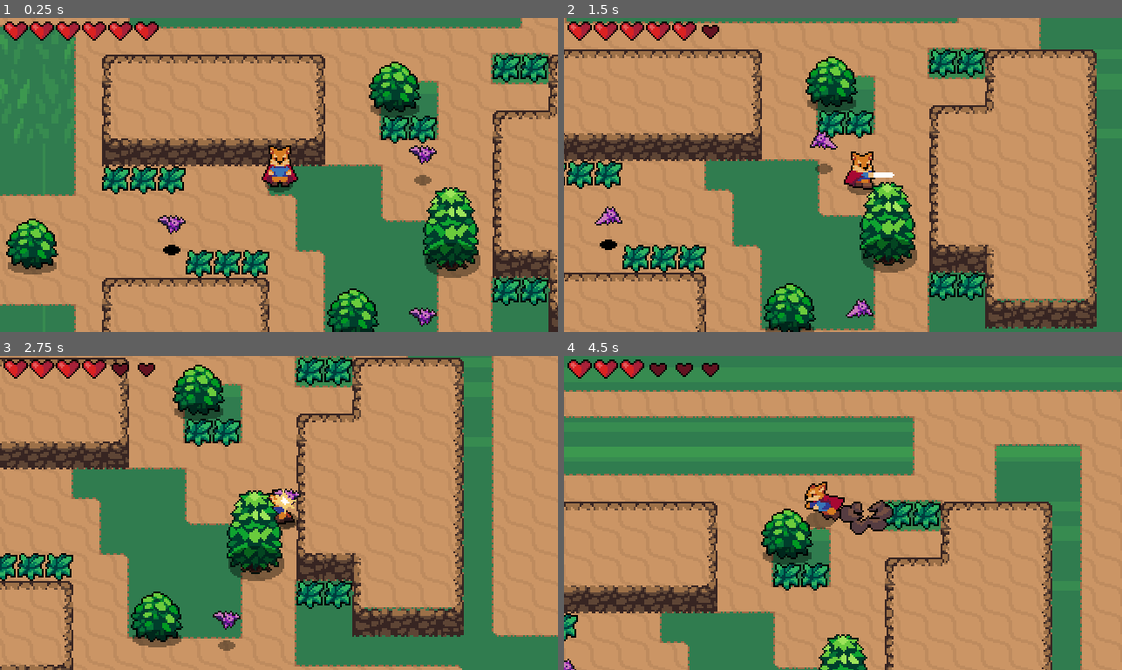
Above: before the commit, frames 1-4 (two rows, left to right).
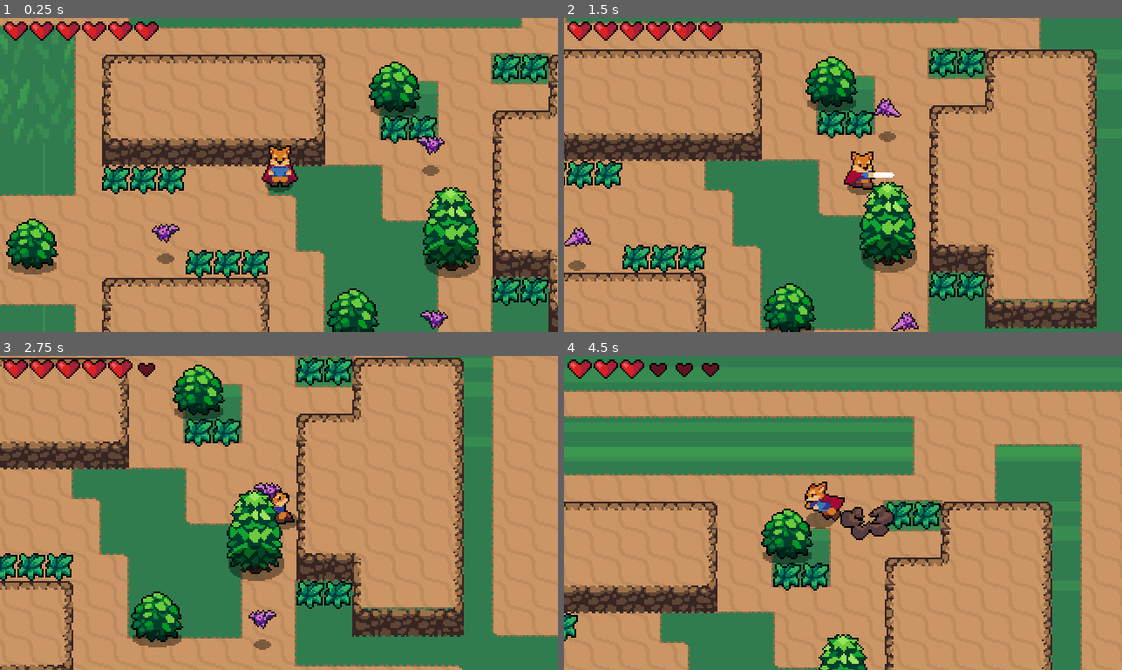
Above: after the commit, the same moments.

Repository: silversurfer-gr/RBG-Game
Game: Godot game, scene res://World.tscn
The game is run twice, just before and just after one commit, with the same random seed, the same clock (stepped at 60 frames per second) and the same inputs.
Inputs:
- Up to frame 1 (0.25 s): no input
- Up to frame 2 (1.5 s): hold Right (ui_right) 0.53-1.28 s; tap Space (roll) at 0.6 s; hold Down (ui_down) from 1.28 s (still down); tap X (attack) at 1.35 s
- Up to frame 3 (2.75 s): tap Space (roll) at 1.55, 2.1 s; release Down (ui_down) at 2.03 s; hold Right (ui_right) from 2.03 s (still down)
- Up to frame 4 (4.5 s): release Right (ui_right) at 2.78 s; hold Up (ui_up) 2.78-3.53 s; tap Space (roll) at 2.85, 3.8, 4.35 s; hold Left (ui_left) from 3.53 s (still down); tap X (attack) at 3.6 s

The runs differ from the first frame. In frame 1, 1.1% of the frame differs, in the area x 27-81%, y 37-100%; in frame 2, 1.5%, in the area x 0-64%, y 1-100%; in frame 3, 1.0%; in frame 4, 0.7%.

Commit message:
Add bats wander state

Diff:
--- a/Enemies/Bat.gd
+++ b/Enemies/Bat.gd
@@ -5,6 +5,7 @@
 export var MAX_SPEED    = 80
 export var ACCELERATION = 200
 export var FRICTION     = 200
+export var WANDER_TARGET_RANGE = 4
 
 enum{
 	IDLE,
@@ -22,6 +23,11 @@
 onready var sprite = $Sprite
 onready var hurtbox = $Hurtbox
 onready var softCollision	 = $SoftCollision
+onready var wanderController = $WanderController
+
+func _ready():
+	state = pick_random_state([IDLE, WANDER])
+
 
 
 func _physics_process(delta):
@@ -32,27 +38,49 @@
 		IDLE:
 			velocity = velocity.move_toward(Vector2.ZERO, FRICTION * delta)
 			seek_player()
+			if wanderController.get_time_left() == 0:
+				update_wander()
 
 		WANDER:
-			pass
+			seek_player()
+			if wanderController.get_time_left() == 0:
+				update_wander()
+			accelerate_toward_point(wanderController.target_position, delta)
+			if global_position.distance_to(wanderController.target_position) <= WANDER_TARGET_RANGE:
+				update_wander()
+
 		CHASE:
 			var player = playerDetectionZone.player
 			if player != null:
-				var direction = (player.global_position - global_position).normalized()
-				velocity = velocity.move_toward(direction * MAX_SPEED, ACCELERATION * delta)
+				accelerate_toward_point(player.global_position, delta)
 			else:
 				state = IDLE
 
-			sprite.flip_h = velocity.x < 0
+
 
 	if softCollision.is_colliding():
 		velocity += softCollision.get_push_vector() * delta * 400
 	velocity = move_and_slide(velocity)
 
+
+func update_wander():
+	state = pick_random_state([IDLE, WANDER])
+	wanderController.set_wander_timer(rand_range(1, 3))
+
+func accelerate_toward_point(point, delta):
+	var direction = global_position.direction_to(point)
+	velocity = velocity.move_toward(direction * MAX_SPEED, ACCELERATION * delta)
+	sprite.flip_h = velocity.x < 0
+
+
 func seek_player():
 	if playerDetectionZone.can_see_player():
 		state = CHASE
 
+
+func pick_random_state(state_list):
+	state_list.shuffle()
+	return state_list.pop_front()
 
 func _on_Hurtbox_area_entered(area):
 	stats.health -= area.damage
--- a/Enemies/Bat.tscn
+++ b/Enemies/Bat.tscn
@@ -8,6 +8,7 @@
 [ext_resource path="res://Enemies/PlayerDetectionZone.tscn" type="PackedScene" id=6]
 [ext_resource path="res://Hurtboxes + Hitboxes/Hitbox.tscn" type="PackedScene" id=7]
 [ext_resource path="res://Hurtboxes + Hitboxes/SoftCollision.tscn" type="PackedScene" id=8]
+[ext_resource path="res://Enemies/WanderController.tscn" type="PackedScene" id=9]
 
 [sub_resource type="AtlasTexture" id=1]
 atlas = ExtResource( 1 )
@@ -103,6 +104,8 @@
 [node name="CollisionShape2D" parent="SoftCollision" index="0"]
 modulate = Color( 1, 0, 0, 1 )
 shape = SubResource( 11 )
+
+[node name="WanderController" parent="." instance=ExtResource( 9 )]
 [connection signal="area_entered" from="Hurtbox" to="." method="_on_Hurtbox_area_entered"]
 [connection signal="no_health" from="Stats" to="." method="_on_Stats_no_health"]
 
--- /dev/null
+++ b/Enemies/WanderController.gd
@@ -0,0 +1,24 @@
+extends Node2D
+
+export (int) var wander_range = 32
+
+onready var start_position = global_position
+onready var target_position = global_position
+
+onready var timer = $Timer
+
+func _ready():
+	update_target_position()
+
+func update_target_position():
+	var target_vector = Vector2(rand_range(-wander_range, wander_range), rand_range(-wander_range, wander_range))
+	target_position = start_position + target_vector
+
+func get_time_left():
+	return timer.time_left
+
+func set_wander_timer(duration):
+	timer.start(duration)
+
+func _on_Timer_timeout():
+	update_target_position()
--- /dev/null
+++ b/Enemies/WanderController.tscn
@@ -0,0 +1,11 @@
+[gd_scene load_steps=2 format=2]
+
+[ext_resource path="res://Enemies/WanderController.gd" type="Script" id=1]
+
+[node name="WanderController" type="Node2D"]
+script = ExtResource( 1 )
+
+[node name="Timer" type="Timer" parent="."]
+one_shot = true
+autostart = true
+[connection signal="timeout" from="Timer" to="." method="_on_Timer_timeout"]
--- a/Player/Player.gd
+++ b/Player/Player.gd
@@ -27,6 +27,7 @@
 
 # Called when the node enters the scene tree for the first time.
 func _ready():
+	randomize()
 	stats.connect("no_health", self, "queue_free")
 	animationTree.active = true
 	swordHitbox.knockback_vector = roll_vector
--- a/World.tscn
+++ b/World.tscn
@@ -609,74 +609,6 @@
 position = Vector2( 40, 112 )
 MAX_SPEED = 90
 
-[node name="Bat4" parent="YSort/Bats" instance=ExtResource( 7 )]
-position = Vector2( 40, 112 )
-MAX_SPEED = 90
-
-[node name="Bat5" parent="YSort/Bats" instance=ExtResource( 7 )]
-position = Vector2( 40, 112 )
-MAX_SPEED = 90
-
-[node name="Bat6" parent="YSort/Bats" instance=ExtResource( 7 )]
-position = Vector2( 40, 112 )
-MAX_SPEED = 90
-
-[node name="Bat7" parent="YSort/Bats" instance=ExtResource( 7 )]
-position = Vector2( 40, 112 )
-MAX_SPEED = 90
-
-[node name="Bat8" parent="YSort/Bats" instance=ExtResource( 7 )]
-position = Vector2( 40, 112 )
-MAX_SPEED = 90
-
-[node name="Bat9" parent="YSort/Bats" instance=ExtResource( 7 )]
-position = Vector2( 40, 112 )
-MAX_SPEED = 90
-
-[node name="Bat10" parent="YSort/Bats" instance=ExtResource( 7 )]
-position = Vector2( 40, 112 )
-MAX_SPEED = 90
-
-[node name="Bat11" parent="YSort/Bats" instance=ExtResource( 7 )]
-position = Vector2( 40, 112 )
-MAX_SPEED = 90
-
-[node name="Bat12" parent="YSort/Bats" instance=ExtResource( 7 )]
-position = Vector2( 40, 112 )
-MAX_SPEED = 90
-
-[node name="Bat13" parent="YSort/Bats" instance=ExtResource( 7 )]
-position = Vector2( 40, 112 )
-MAX_SPEED = 90
-
-[node name="Bat14" parent="YSort/Bats" instance=ExtResource( 7 )]
-position = Vector2( 40, 112 )
-MAX_SPEED = 90
-
-[node name="Bat15" parent="YSort/Bats" instance=ExtResource( 7 )]
-position = Vector2( 40, 112 )
-MAX_SPEED = 90
-
-[node name="Bat16" parent="YSort/Bats" instance=ExtResource( 7 )]
-position = Vector2( 40, 112 )
-MAX_SPEED = 90
-
-[node name="Bat17" parent="YSort/Bats" instance=ExtResource( 7 )]
-position = Vector2( 40, 112 )
-MAX_SPEED = 90
-
-[node name="Bat18" parent="YSort/Bats" instance=ExtResource( 7 )]
-position = Vector2( 40, 112 )
-MAX_SPEED = 90
-
-[node name="Bat19" parent="YSort/Bats" instance=ExtResource( 7 )]
-position = Vector2( 40, 112 )
-MAX_SPEED = 90
-
-[node name="Bat20" parent="YSort/Bats" instance=ExtResource( 7 )]
-position = Vector2( 40, 112 )
-MAX_SPEED = 90
-
 [node name="Bat2" parent="YSort/Bats" instance=ExtResource( 7 )]
 position = Vector2( 184, 72 )
 
Not shown: 1 places in Enemies/Bat.tscn that only renumber resources
